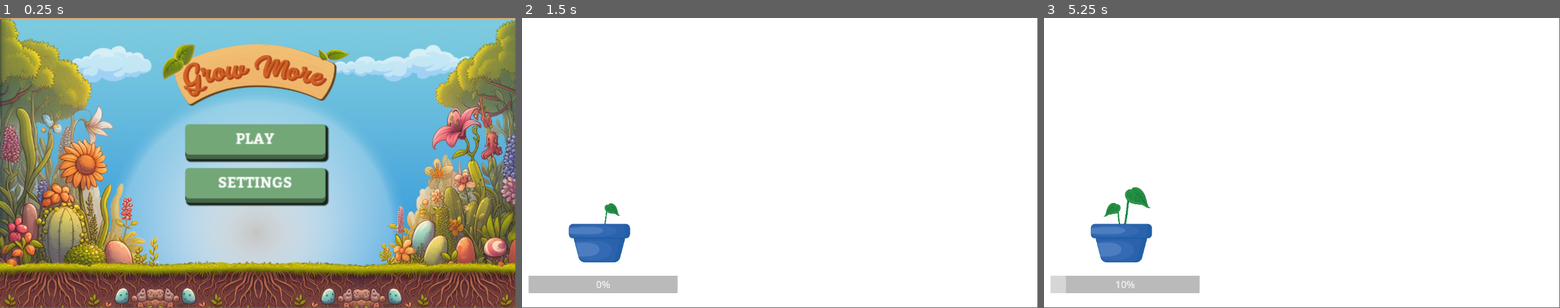
Above: before the commit, frames 1-3 (left to right).
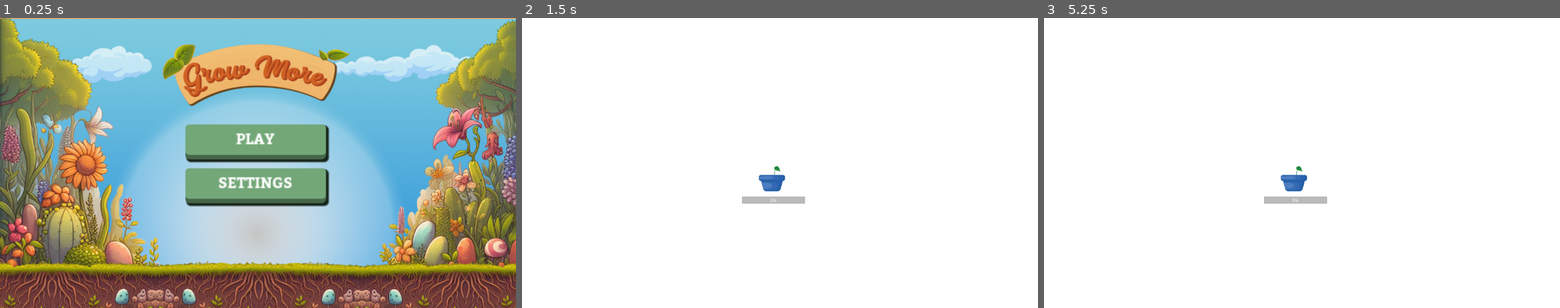
Above: after the commit, the same moments.

Repository: cesarvanleuffelen/2324-MOBI-009-Game-voor-kinderen-met-een-beperking
Game: Godot game, scene res://main_menu.tscn
Two runs of this game, one before a commit and one after it. Both use one fixed random seed, a clock stepped at 60 frames per second and the inputs below.
Inputs (mouse positions are in pixels of both pictures, inside the frame that each line leads up to):
- Up to frame 1 (0.25 s): no input
- Up to frame 2 (1.5 s): click "PLAY" at 0.5 s; tap Enter at 1.25 s; move the mouse to (893, 148) at 1.27 s; click (893, 148) at 1.42 s
- Up to frame 3 (5.25 s): tap Space at 2, 3.5, 5 s; move the mouse to (1198, 177) at 2.02 s; click (1198, 177) at 2.17 s; tap Enter at 2.75, 4.25 s; move the mouse to (1353, 99) at 2.77 s; click (1353, 99) at 2.92 s; move the mouse to (1276, 221) at 3.52 s; click (1276, 221) at 3.67 s; move the mouse to (1456, 206) at 4.27 s; click (1456, 206) at 4.42 s; move the mouse to (1147, 119) at 5.02 s; click (1147, 119) at 5.17 s
In our replay, the window is 799x449 before the commit and 800x450 after it. These sizes can differ from the game's own. Grey fills any space a smaller window leaves; there, only what the larger window draws over its background counts as a difference.

The runs differ from the first frame. In frame 1, 8.7% of the frame differs, in the area x 0-100%, y 0-100%; in frame 2, 3.7%; in frame 3, 4.0%.

Commit message:
afwerking van het progressie systeem
- progressie
- verschillende sprites per plant
- incrementeel meer kliks

Diff:
--- a/Code/Level.gd
+++ b/Code/Level.gd
@@ -1,16 +1,27 @@
 extends Node2D
 
-var next_scene = "res://game_2.tscn"
+var next_scene: String;
 
 # Called when the node enters the scene tree for the first time.
 func _ready():
-	pass # Replace with function body.
+	pass
 
 
 # Called every frame. 'delta' is the elapsed time since the previous frame.
 func _process(delta):
-	pass
+	match Global.scene_count:
+		1:
+			next_scene = "res://scenes/game_2.tscn"
+		2:
+			next_scene = "res://scenes/game_3.tscn"
+		3:
+			next_scene = "res://scenes/game_4.tscn"
+		4:
+			next_scene = "res://scenes/game_5.tscn"
 
 
 func _on_next_button_pressed() -> void:
 	get_tree().change_scene_to_file(next_scene)
+	Global.scene_count += 1
+	Global.totalClick += 2
+	print(Global.scene_count)
--- a/Code/Main Menu.gd
+++ b/Code/Main Menu.gd
@@ -4,7 +4,7 @@
 
 
 func _on_play_pressed():
-	get_tree().change_scene_to_file("res://game.tscn")
+	get_tree().change_scene_to_file("res://scenes/game.tscn")
 
 
 func _on_setting_pressed():
--- a/Code/Next.gd
+++ /dev/null
@@ -1,14 +0,0 @@
-extends Button
-
-var scene_to_load  = "res://game_2.tscn"
-
-# Called when the node enters the scene tree for the first time.
-func _ready():
-	pass
-
-# Called every frame. 'delta' is the elapsed time since the previous frame.
-func _process(delta):
-	pass
-
-func _on_button_pressed():
-	get_tree().change_scene_to_file(scene_to_load)
--- a/Code/clicker.gd
+++ b/Code/clicker.gd
@@ -2,11 +2,10 @@
 
 # variables for clicks and total
 var clickCount: float = 0.0
-var totalClick: float = 10.0
 
 #function to convert click amount to percentage
 func toPercent(clicks: float) -> float:
-	return (clicks / totalClick) * 100.0
+	return (clicks / Global.totalClick) * 100.0
 
 
 # Called when the node enters the scene tree for the first time.
@@ -15,16 +14,17 @@
 
 # Called every frame. 'delta' is the elapsed time since the previous frame.
 func _process(delta):
-	# change sprite texture based on amount clicked
-	match toPercent(clickCount):
-		10.0:
-			self.texture = ResourceLoader.load("res://planten/fase_2.png")
-		30.0:
-			self.texture = ResourceLoader.load("res://planten/fase_3.png")
-		60.0:
-			self.texture = ResourceLoader.load("res://planten/fase_4.png")
-		100.0:
-			self.texture = ResourceLoader.load("res://planten/fase_5.png")
+	if toPercent(clickCount) >= 10.0 && toPercent(clickCount) <= 30.0:
+		self.texture = ResourceLoader.load("res://planten/part" + str(Global.scene_count) + "/fase_2.png")
+	elif toPercent(clickCount) >= 30.0 && toPercent(clickCount) <= 60.0:
+		self.texture = ResourceLoader.load("res://planten/part" + str(Global.scene_count) + "/fase_3.png")
+	elif toPercent(clickCount) >= 60.0 && toPercent(clickCount) < 100.0:
+		self.texture = ResourceLoader.load("res://planten/part" + str(Global.scene_count) + "/fase_4.png")
+	elif toPercent(clickCount) >= 100.0:
+		self.texture = ResourceLoader.load("res://planten/part" + str(Global.scene_count) + "/fase_5.png")
+	# check if you have completed the game
+	if Global.scene_count >= 5 && clickCount == Global.totalClick:
+		get_tree().change_scene_to_file("res://main_menu.tscn")
 
 func _input(event):
 	#check for right mouse click event
@@ -33,9 +33,9 @@
 				# add 1 to clickCount & change progress bar
 				clickCount += 1.0
 				$plant_bar.value = toPercent(clickCount)
-				print("click count:", clickCount)
+				print(toPercent(clickCount))
 				# check if the plant is fully grown
-				if clickCount >= totalClick:
+				if clickCount >= Global.totalClick:
 					$plant_bar.visible = false
-					$Plant_Label.text = "done"
+					$Plant_Label.text = "Klaar!"
 					$NextButton.visible = true
--- /dev/null
+++ b/Code/global.gd
@@ -0,0 +1,4 @@
+extends Node
+
+var scene_count: int = 1;
+var totalClick: float = 10.0
--- a/Code/project.godot
+++ b/Code/project.godot
@@ -12,8 +12,16 @@
 
 config/name="Game"
 run/main_scene="res://main_menu.tscn"
+config/features=PackedStringArray("4.2", "GL Compatibility")
 
-config/features=PackedStringArray("4.2", "GL Compatibility")
+[autoload]
+
+Global="*res://global.gd"
+
+[display]
+
+window/stretch/mode="viewport"
+window/stretch/aspect="expand"
 
 [rendering]
 
--- a/Code/game.tscn
+++ b/Code/scenes/game.tscn
@@ -1,9 +1,8 @@
-[gd_scene load_steps=6 format=3 uid="uid://bh4fabto4ymp8"]
+[gd_scene load_steps=5 format=3 uid="uid://bh4fabto4ymp8"]
 
 [ext_resource type="Script" path="res://Level.gd" id="1_b5fom"]
-[ext_resource type="Texture2D" uid="uid://d3d8hmfbhd2s7" path="res://planten/fase_1.png" id="1_oot4c"]
+[ext_resource type="Texture2D" uid="uid://d3d8hmfbhd2s7" path="res://planten/part1/fase_1.png" id="1_oot4c"]
 [ext_resource type="Script" path="res://clicker.gd" id="3_ha160"]
-[ext_resource type="Script" path="res://Next.gd" id="3_lytd4"]
 
 [sub_resource type="StyleBoxFlat" id="StyleBoxFlat_o1box"]
 bg_color = Color(1, 1, 1, 1)
@@ -22,8 +21,8 @@
 theme_override_styles/panel = SubResource("StyleBoxFlat_o1box")
 
 [node name="Plant_1" type="Sprite2D" parent="CanvasLayer/Panel"]
-position = Vector2(173, 334)
-scale = Vector2(0.276033, 0.275465)
+position = Vector2(558, 297)
+scale = Vector2(0.116033, 0.115794)
 texture = ExtResource("1_oot4c")
 script = ExtResource("3_ha160")
 
@@ -49,12 +48,11 @@
 
 [node name="NextButton" type="Button" parent="CanvasLayer/Panel/Plant_1"]
 visible = false
-offset_left = 1116.0
-offset_top = 472.0
-offset_right = 1254.0
-offset_bottom = 617.0
+offset_left = -2688.89
+offset_top = 1891.29
+offset_right = -2550.89
+offset_bottom = 2036.29
 theme_override_font_sizes/font_size = 100
 text = "+"
-script = ExtResource("3_lytd4")
 
 [connection signal="pressed" from="CanvasLayer/Panel/Plant_1/NextButton" to="." method="_on_next_button_pressed"]
--- a/Code/game_2.tscn
+++ b/Code/scenes/game_2.tscn
@@ -1,14 +1,15 @@
-[gd_scene load_steps=6 format=3 uid="uid://d3w76petqol61"]
+[gd_scene load_steps=6 format=3 uid="uid://brgoikhng3vd8"]
 
-[ext_resource type="Texture2D" uid="uid://b3be2kb5m28li" path="res://planten/fase_5.png" id="1_loy7v"]
-[ext_resource type="Texture2D" uid="uid://d3d8hmfbhd2s7" path="res://planten/fase_1.png" id="2_7kljp"]
-[ext_resource type="Script" path="res://Next.gd" id="3_2muk6"]
-[ext_resource type="Script" path="res://clicker.gd" id="3_g75sc"]
+[ext_resource type="Script" path="res://Level.gd" id="1_ev4ue"]
+[ext_resource type="Texture2D" uid="uid://b3be2kb5m28li" path="res://planten/part1/fase_5.png" id="1_nwhac"]
+[ext_resource type="Texture2D" uid="uid://w5i07bumbey2" path="res://planten/part2/fase_1.png" id="2_u0mdd"]
+[ext_resource type="Script" path="res://clicker.gd" id="3_13rde"]
 
 [sub_resource type="StyleBoxFlat" id="StyleBoxFlat_o1box"]
 bg_color = Color(1, 1, 1, 1)
 
 [node name="Level_1" type="Node2D"]
+script = ExtResource("1_ev4ue")
 
 [node name="CanvasLayer" type="CanvasLayer" parent="."]
 
@@ -21,9 +22,9 @@
 theme_override_styles/panel = SubResource("StyleBoxFlat_o1box")
 
 [node name="Plant_1" type="Sprite2D" parent="CanvasLayer/Panel"]
-position = Vector2(173, 334)
-scale = Vector2(0.276033, 0.275465)
-texture = ExtResource("1_loy7v")
+position = Vector2(558, 297)
+scale = Vector2(0.116033, 0.115794)
+texture = ExtResource("1_nwhac")
 
 [node name="Plant_Label" type="Label" parent="CanvasLayer/Panel/Plant_1"]
 modulate = Color(0, 0, 0, 1)
@@ -32,16 +33,16 @@
 offset_right = 347.887
 offset_bottom = 1026.3
 theme_override_font_sizes/font_size = 120
-text = "Done!"
+text = "Klaar!"
 horizontal_alignment = 1
 vertical_alignment = 1
 metadata/_edit_use_anchors_ = true
 
 [node name="Plant_2" type="Sprite2D" parent="CanvasLayer/Panel"]
-position = Vector2(477, 334)
-scale = Vector2(0.276033, 0.275465)
-texture = ExtResource("2_7kljp")
-script = ExtResource("3_g75sc")
+position = Vector2(294, 411)
+scale = Vector2(0.116033, 0.115794)
+texture = ExtResource("2_u0mdd")
+script = ExtResource("3_13rde")
 
 [node name="plant_bar" type="ProgressBar" parent="CanvasLayer/Panel/Plant_2"]
 offset_left = -574.197
@@ -65,10 +66,11 @@
 
 [node name="NextButton" type="Button" parent="CanvasLayer/Panel/Plant_2"]
 visible = false
-offset_left = 1116.0
-offset_top = 472.0
-offset_right = 1254.0
-offset_bottom = 617.0
+offset_left = -94.8002
+offset_top = -2133.1
+offset_right = 43.1998
+offset_bottom = -1988.1
 theme_override_font_sizes/font_size = 100
 text = "+"
-script = ExtResource("3_2muk6")
+
+[connection signal="pressed" from="CanvasLayer/Panel/Plant_2/NextButton" to="." method="_on_next_button_pressed"]
--- /dev/null
+++ b/Code/scenes/game_3.tscn
@@ -0,0 +1,93 @@
+[gd_scene load_steps=7 format=3 uid="uid://btlnbupr0aktl"]
+
+[ext_resource type="Texture2D" uid="uid://b3be2kb5m28li" path="res://planten/part1/fase_5.png" id="1_6x8ve"]
+[ext_resource type="Script" path="res://Level.gd" id="1_q0nl0"]
+[ext_resource type="Texture2D" uid="uid://cawnn170ujyql" path="res://planten/part2/fase_5.png" id="3_cexth"]
+[ext_resource type="Script" path="res://clicker.gd" id="3_rou3e"]
+[ext_resource type="Texture2D" uid="uid://hx6y5y04ga6g" path="res://planten/part3/fase_1.png" id="4_640rn"]
+
+[sub_resource type="StyleBoxFlat" id="StyleBoxFlat_o1box"]
+bg_color = Color(1, 1, 1, 1)
+
+[node name="Level_1" type="Node2D"]
+script = ExtResource("1_q0nl0")
+
+[node name="CanvasLayer" type="CanvasLayer" parent="."]
+
+[node name="Panel" type="Panel" parent="CanvasLayer"]
+anchors_preset = 15
+anchor_right = 1.0
+anchor_bottom = 1.0
+grow_horizontal = 2
+grow_vertical = 2
+theme_override_styles/panel = SubResource("StyleBoxFlat_o1box")
+
+[node name="Plant_1" type="Sprite2D" parent="CanvasLayer/Panel"]
+position = Vector2(558, 297)
+scale = Vector2(0.116033, 0.115794)
+texture = ExtResource("1_6x8ve")
+
+[node name="Plant_Label" type="Label" parent="CanvasLayer/Panel/Plant_1"]
+modulate = Color(0, 0, 0, 1)
+offset_left = -328.113
+offset_top = 861.295
+offset_right = 347.887
+offset_bottom = 1026.3
+theme_override_font_sizes/font_size = 120
+text = "Klaar!"
+horizontal_alignment = 1
+vertical_alignment = 1
+metadata/_edit_use_anchors_ = true
+
+[node name="Plant_2" type="Sprite2D" parent="CanvasLayer/Panel"]
+position = Vector2(294, 411)
+scale = Vector2(0.116033, 0.115794)
+texture = ExtResource("3_cexth")
+
+[node name="Plant_Label" type="Label" parent="CanvasLayer/Panel/Plant_2"]
+modulate = Color(0, 0, 0, 1)
+offset_left = -328.113
+offset_top = 861.295
+offset_right = 347.887
+offset_bottom = 1026.3
+theme_override_font_sizes/font_size = 120
+text = "Klaar!"
+horizontal_alignment = 1
+vertical_alignment = 1
+metadata/_edit_use_anchors_ = true
+
+[node name="Plant_3" type="Sprite2D" parent="CanvasLayer/Panel"]
+position = Vector2(294, 107)
+scale = Vector2(0.116033, 0.115794)
+texture = ExtResource("4_640rn")
+script = ExtResource("3_rou3e")
+
+[node name="plant_bar" type="ProgressBar" parent="CanvasLayer/Panel/Plant_3"]
+offset_left = -574.197
+offset_top = 881.803
+offset_right = 633.803
+offset_bottom = 1022.8
+theme_override_font_sizes/font_size = 80
+step = 1.0
+metadata/_edit_use_anchors_ = true
+
+[node name="Plant_Label" type="Label" parent="CanvasLayer/Panel/Plant_3"]
+modulate = Color(0, 0, 0, 1)
+offset_left = -328.113
+offset_top = 861.295
+offset_right = 347.887
+offset_bottom = 1026.3
+theme_override_font_sizes/font_size = 120
+horizontal_alignment = 1
+vertical_alignment = 1
+metadata/_edit_use_anchors_ = true
+
+[node name="NextButton" type="Button" parent="CanvasLayer/Panel/Plant_3"]
+offset_left = 4395.3
+offset_top = 3117.6
+offset_right = 4533.3
+offset_bottom = 3262.6
+theme_override_font_sizes/font_size = 100
+text = "+"
+
+[connection signal="pressed" from="CanvasLayer/Panel/Plant_3/NextButton" to="." method="_on_next_button_pressed"]
--- /dev/null
+++ b/Code/scenes/game_4.tscn
@@ -0,0 +1,111 @@
+[gd_scene load_steps=8 format=3 uid="uid://48iboo2ebmqn"]
+
+[ext_resource type="Script" path="res://Level.gd" id="1_6w7qe"]
+[ext_resource type="Texture2D" uid="uid://b3be2kb5m28li" path="res://planten/part1/fase_5.png" id="2_tek42"]
+[ext_resource type="Texture2D" uid="uid://cawnn170ujyql" path="res://planten/part2/fase_5.png" id="3_k374t"]
+[ext_resource type="Texture2D" uid="uid://c4681p0osljid" path="res://planten/part3/fase_5.png" id="4_7bd36"]
+[ext_resource type="Script" path="res://clicker.gd" id="4_k06ah"]
+[ext_resource type="Texture2D" uid="uid://c7j1cj5kl5ax8" path="res://planten/part4/fase_1.png" id="5_lok1v"]
+
+[sub_resource type="StyleBoxFlat" id="StyleBoxFlat_o1box"]
+bg_color = Color(1, 1, 1, 1)
+
+[node name="Level_1" type="Node2D"]
+script = ExtResource("1_6w7qe")
+
+[node name="CanvasLayer" type="CanvasLayer" parent="."]
+
+[node name="Panel" type="Panel" parent="CanvasLayer"]
+anchors_preset = 15
+anchor_right = 1.0
+anchor_bottom = 1.0
+grow_horizontal = 2
+grow_vertical = 2
+theme_override_styles/panel = SubResource("StyleBoxFlat_o1box")
+
+[node name="Plant_1" type="Sprite2D" parent="CanvasLayer/Panel"]
+position = Vector2(558, 297)
+scale = Vector2(0.116033, 0.115794)
+texture = ExtResource("2_tek42")
+
+[node name="Plant_Label" type="Label" parent="CanvasLayer/Panel/Plant_1"]
+modulate = Color(0, 0, 0, 1)
+offset_left = -328.113
+offset_top = 861.295
+offset_right = 347.887
+offset_bottom = 1026.3
+theme_override_font_sizes/font_size = 120
+text = "Klaar!"
+horizontal_alignment = 1
+vertical_alignment = 1
+metadata/_edit_use_anchors_ = true
+
+[node name="Plant_2" type="Sprite2D" parent="CanvasLayer/Panel"]
+position = Vector2(294, 411)
+scale = Vector2(0.116033, 0.115794)
+texture = ExtResource("3_k374t")
+
+[node name="Plant_Label" type="Label" parent="CanvasLayer/Panel/Plant_2"]
+modulate = Color(0, 0, 0, 1)
+offset_left = -328.113
+offset_top = 861.295
+offset_right = 347.887
+offset_bottom = 1026.3
+theme_override_font_sizes/font_size = 120
+text = "Klaar!"
+horizontal_alignment = 1
+vertical_alignment = 1
+metadata/_edit_use_anchors_ = true
+
+[node name="Plant_3" type="Sprite2D" parent="CanvasLayer/Panel"]
+position = Vector2(294, 107)
+scale = Vector2(0.116033, 0.115794)
+texture = ExtResource("4_7bd36")
+
+[node name="Plant_Label" type="Label" parent="CanvasLayer/Panel/Plant_3"]
+modulate = Color(0, 0, 0, 1)
+offset_left = -328.113
+offset_top = 861.295
+offset_right = 347.887
+offset_bottom = 1026.3
+theme_override_font_sizes/font_size = 120
+text = "Klaar!"
+horizontal_alignment = 1
+vertical_alignment = 1
+metadata/_edit_use_anchors_ = true
+
+[node name="Plant_4" type="Sprite2D" parent="CanvasLayer/Panel"]
+position = Vector2(806, 411)
+scale = Vector2(0.116033, 0.115794)
+texture = ExtResource("5_lok1v")
+script = ExtResource("4_k06ah")
+
+[node name="plant_bar" type="ProgressBar" parent="CanvasLayer/Panel/Plant_4"]
+offset_left = -574.197
+offset_top = 881.803
+offset_right = 633.803
+offset_bottom = 1022.8
+theme_override_font_sizes/font_size = 80
+step = 1.0
+metadata/_edit_use_anchors_ = true
+
+[node name="Plant_Label" type="Label" parent="CanvasLayer/Panel/Plant_4"]
+modulate = Color(0, 0, 0, 1)
+offset_left = -328.113
+offset_top = 861.295
+offset_right = 347.887
+offset_bottom = 1026.3
+theme_override_font_sizes/font_size = 120
+horizontal_alignment = 1
+vertical_alignment = 1
+metadata/_edit_use_anchors_ = true
+
+[node name="NextButton" type="Button" parent="CanvasLayer/Panel/Plant_4"]
+offset_left = -51.7095
+offset_top = -2029.46
+offset_right = 86.2905
+offset_bottom = -1884.46
+theme_override_font_sizes/font_size = 100
+text = "+"
+
+[connection signal="pressed" from="CanvasLayer/Panel/Plant_4/NextButton" to="." method="_on_next_button_pressed"]
--- /dev/null
+++ b/Code/scenes/game_5.tscn
@@ -0,0 +1,128 @@
+[gd_scene load_steps=9 format=3 uid="uid://b2huqcn5cc8jv"]
+
+[ext_resource type="Script" path="res://Level.gd" id="1_padp8"]
+[ext_resource type="Texture2D" uid="uid://b3be2kb5m28li" path="res://planten/part1/fase_5.png" id="2_un3jq"]
+[ext_resource type="Texture2D" uid="uid://cawnn170ujyql" path="res://planten/part2/fase_5.png" id="3_r63al"]
+[ext_resource type="Script" path="res://clicker.gd" id="4_fqv52"]
+[ext_resource type="Texture2D" uid="uid://c4681p0osljid" path="res://planten/part3/fase_5.png" id="4_xru1n"]
+[ext_resource type="Texture2D" uid="uid://bmlh6r5wwvxxk" path="res://planten/part4/fase_5.png" id="5_hwsgx"]
+[ext_resource type="Texture2D" uid="uid://dc8ytmj1wywve" path="res://planten/part5/fase_1.png" id="7_bjnyl"]
+
+[sub_resource type="StyleBoxFlat" id="StyleBoxFlat_o1box"]
+bg_color = Color(1, 1, 1, 1)
+
+[node name="Level_1" type="Node2D"]
+script = ExtResource("1_padp8")
+
+[node name="CanvasLayer" type="CanvasLayer" parent="."]
+
+[node name="Panel" type="Panel" parent="CanvasLayer"]
+anchors_preset = 15
+anchor_right = 1.0
+anchor_bottom = 1.0
+grow_horizontal = 2
+grow_vertical = 2
+theme_override_styles/panel = SubResource("StyleBoxFlat_o1box")
+
+[node name="Plant_1" type="Sprite2D" parent="CanvasLayer/Panel"]
+position = Vector2(558, 297)
+scale = Vector2(0.116033, 0.115794)
+texture = ExtResource("2_un3jq")
+
+[node name="Plant_Label" type="Label" parent="CanvasLayer/Panel/Plant_1"]
+modulate = Color(0, 0, 0, 1)
+offset_left = -328.113
+offset_top = 861.295
+offset_right = 347.887
+offset_bottom = 1026.3
+theme_override_font_sizes/font_size = 120
+text = "Klaar!"
+horizontal_alignment = 1
+vertical_alignment = 1
+metadata/_edit_use_anchors_ = true
+
+[node name="Plant_2" type="Sprite2D" parent="CanvasLayer/Panel"]
+position = Vector2(294, 411)
+scale = Vector2(0.116033, 0.115794)
+texture = ExtResource("3_r63al")
+
+[node name="Plant_Label" type="Label" parent="CanvasLayer/Panel/Plant_2"]
+modulate = Color(0, 0, 0, 1)
+offset_left = -328.113
+offset_top = 861.295
+offset_right = 347.887
+offset_bottom = 1026.3
+theme_override_font_sizes/font_size = 120
+text = "Klaar!"
+horizontal_alignment = 1
+vertical_alignment = 1
+metadata/_edit_use_anchors_ = true
+
+[node name="Plant_3" type="Sprite2D" parent="CanvasLayer/Panel"]
+position = Vector2(294, 107)
+scale = Vector2(0.116033, 0.115794)
+texture = ExtResource("4_xru1n")
+
+[node name="Plant_Label" type="Label" parent="CanvasLayer/Panel/Plant_3"]
+modulate = Color(0, 0, 0, 1)
+offset_left = -328.113
+offset_top = 861.295
+offset_right = 347.887
+offset_bottom = 1026.3
+theme_override_font_sizes/font_size = 120
+text = "Klaar!"
+horizontal_alignment = 1
+vertical_alignment = 1
+metadata/_edit_use_anchors_ = true
+
+[node name="Plant_4" type="Sprite2D" parent="CanvasLayer/Panel"]
+position = Vector2(806, 411)
+scale = Vector2(0.116033, 0.115794)
+texture = ExtResource("5_hwsgx")
+
+[node name="Plant_Label" type="Label" parent="CanvasLayer/Panel/Plant_4"]
+modulate = Color(0, 0, 0, 1)
+offset_left = -328.113
+offset_top = 861.295
+offset_right = 347.887
+offset_bottom = 1026.3
+theme_override_font_sizes/font_size = 120
+text = "Klaar!"
+horizontal_alignment = 1
+vertical_alignment = 1
+metadata/_edit_use_anchors_ = true
+
+[node name="Plant_5" type="Sprite2D" parent="CanvasLayer/Panel"]
+position = Vector2(806, 107)
+scale = Vector2(0.116033, 0.115794)
+texture = ExtResource("7_bjnyl")
+script = ExtResource("4_fqv52")
+
+[node name="plant_bar" type="ProgressBar" parent="CanvasLayer/Panel/Plant_5"]
+offset_left = -574.197
+offset_top = 881.803
+offset_right = 633.803
+offset_bottom = 1022.8
+theme_override_font_sizes/font_size = 80
+step = 1.0
+metadata/_edit_use_anchors_ = true
+
+[node name="Plant_Label" type="Label" parent="CanvasLayer/Panel/Plant_5"]
+modulate = Color(0, 0, 0, 1)
+offset_left = -328.113
+offset_top = 861.295
+offset_right = 347.887
+offset_bottom = 1026.3
+theme_override_font_sizes/font_size = 120
+horizontal_alignment = 1
+vertical_alignment = 1
+metadata/_edit_use_anchors_ = true
+
+[node name="NextButton" type="Button" parent="CanvasLayer/Panel/Plant_5"]
+visible = false
+offset_left = -51.7095
+offset_top = -2029.46
+offset_right = 86.2905
+offset_bottom = -1884.46
+theme_override_font_sizes/font_size = 100
+text = "+"
Renamed: Code/planten/fase_1.png -> Code/planten/part1/fase_1.png
Not shown, added: Code/planten/part1/fase_1.png.import
Renamed: Code/planten/fase_2.png -> Code/planten/part1/fase_2.png
Not shown, added: Code/planten/part1/fase_2.png.import
Renamed: Code/planten/fase_3.png -> Code/planten/part1/fase_3.png
Not shown, added: Code/planten/part1/fase_3.png.import
Renamed: Code/planten/fase_4.png -> Code/planten/part1/fase_4.png
Not shown, changed: Code/planten/part1/fase_4.png.import
Renamed: Code/planten/fase_5.png -> Code/planten/part1/fase_5.png
Not shown, added: Code/planten/part1/fase_5.png.import
Binary file added: Code/planten/part2/fase_1.png
Not shown, added: Code/planten/part2/fase_1.png.import
(and 38 more such lines)
